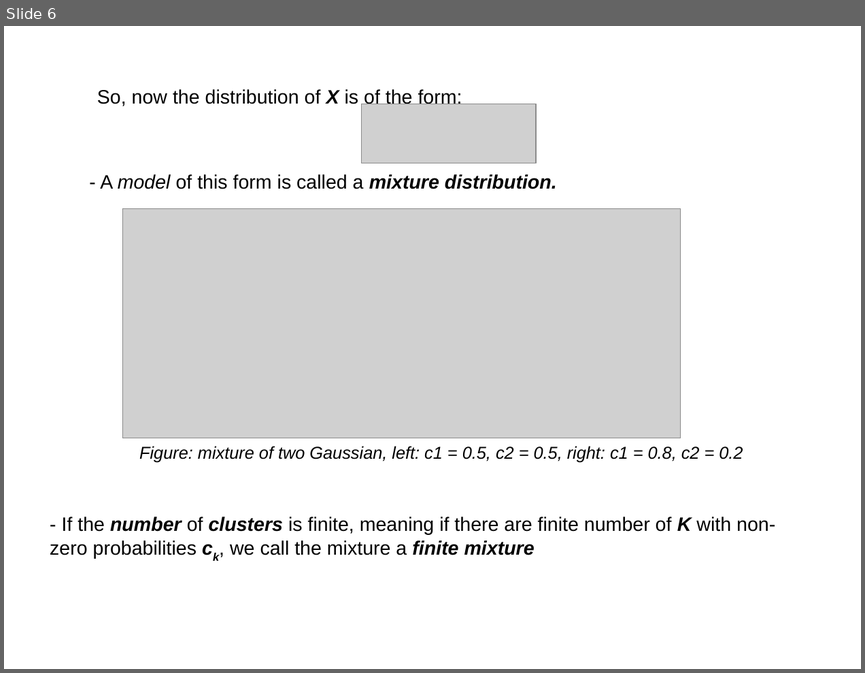
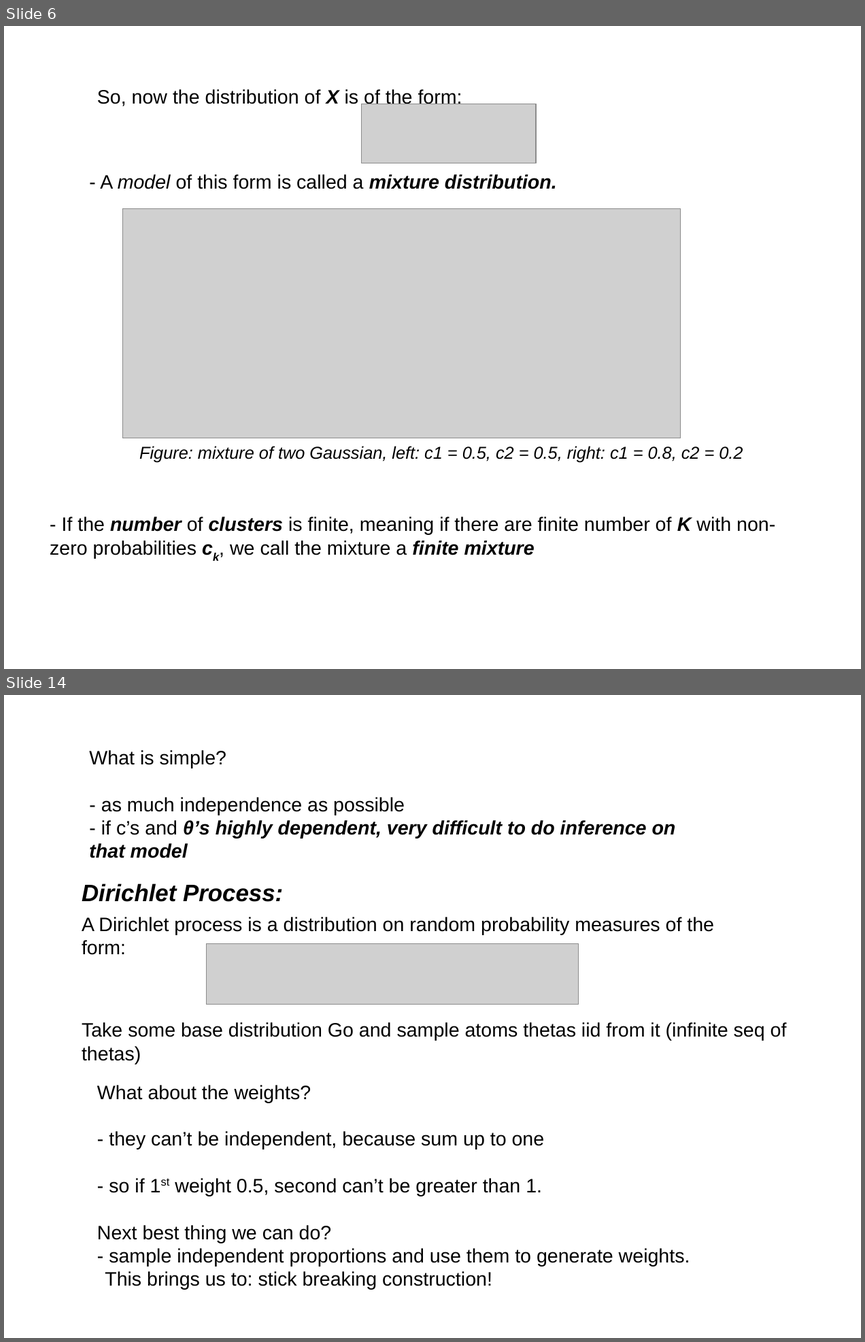
Before and after one commit to afcarl/Dirichlet_Processes, a slide deck: version_2.odp. Shown one above the other, each under a label of ours: slide 6 before the commit, slides 6 and 14 after it; the slides between them are not shown. The pictures are 865x673 and 865x1342 pixels, drawn with LibreOffice and Linux fonts; fonts in the diff are those of the drawing; grey boxes stand for pictures. Boxes give left, top, right and bottom in pixels: in the first picture for what was removed or moved away, otherwise in the second. Text is boxed around its words. In the diff, an @@ line names an element or a change of style, - is before the commit and + after.

Commit message:
finished upto stick-breaking

```diff
--- a/version_2.odp
+++ b/version_2.odp
@@ slide 14 added at [4,695,861,1338], background #FFFFFF @@
@@ text added at [89,750,676,858], 18 pt, text #000000, bold, italic @@
+What is simple?
+- as much independence as possible
+- if c’s and θ’s highly dependent, very difficult to do inference on that model
@@ text added at [82,883,283,902], 22 pt, text #000000, bold, italic @@
+Dirichlet Process:
@@ text added at [82,917,714,955], 18 pt, text #000000 @@
+A Dirichlet process is a distribution on random probability measures of the form:
@@ picture added at [206,944,579,1004] @@
@@ text added at [82,1022,787,1064], 18 pt, text #000000 @@
+Take some base distribution Go and sample atoms thetas iid from it (infinite seq of thetas)
@@ text added at [97,1085,690,1266], 18 pt, text #000000 @@
+What about the weights?
+- they can’t be independent, because sum up to one
+- so if 1st weight 0.5, second can’t be greater than 1.
+Next best thing we can do?
+- sample independent proportions and use them to generate weights.
@@ text added at [105,1271,492,1289], 18 pt, text #000000 @@
+This brings us to: stick breaking construction!
```
Also in this commit, not shown: 4 slides changed, 3 other slides added, 1 slide removed.
